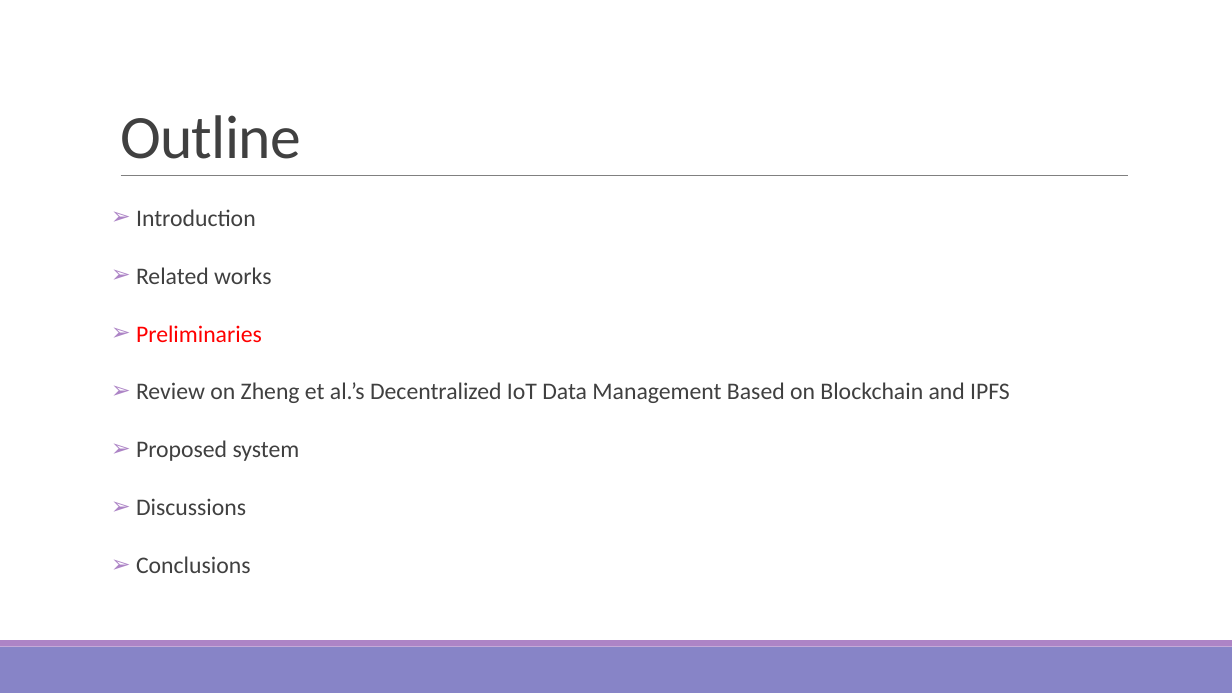
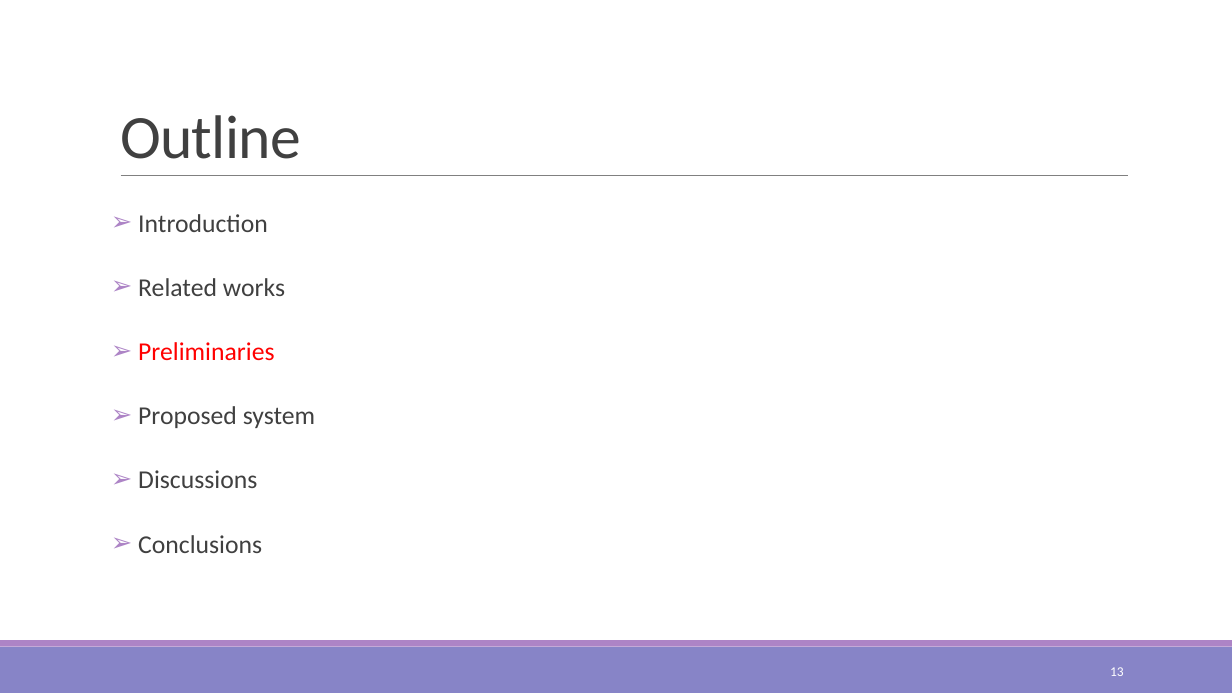
Before and after one commit to kuromasama/Paper, a slide deck: slide 13 of 澤洋碩論PPT.pptx (slide 9 before the commit). Drawn at 1232x693 pixels with LibreOffice and Linux fonts; fonts in the diff are those of the drawing. Boxes give left, top, right and bottom in pixels: in the first picture for what was removed or moved away, otherwise in the second. Text is boxed around its words. In the diff, an @@ line names an element or a change of style, - is before the commit and + after.

```diff
--- a/澤洋碩論PPT.pptx
+++ b/澤洋碩論PPT.pptx
@@ text "Introduction" at box(138, 214, 315, 553): size 18.5 to 20 pt; line spacing 1.4 to 1.5 @@
@@ text at box(136, 382, 1010, 403): paragraph removed @@
-➢ Review on Zheng et al.’s Decentralized IoT Data Management Based on Blockchain and IPFS
@@ page number added at box(1110, 667, 1124, 676), 10.5 pt, text #FFFFFF @@
+13
```
Also in this commit, not shown: 59 other slides changed, 9 slides added, 1 slide removed, 29 other files.
